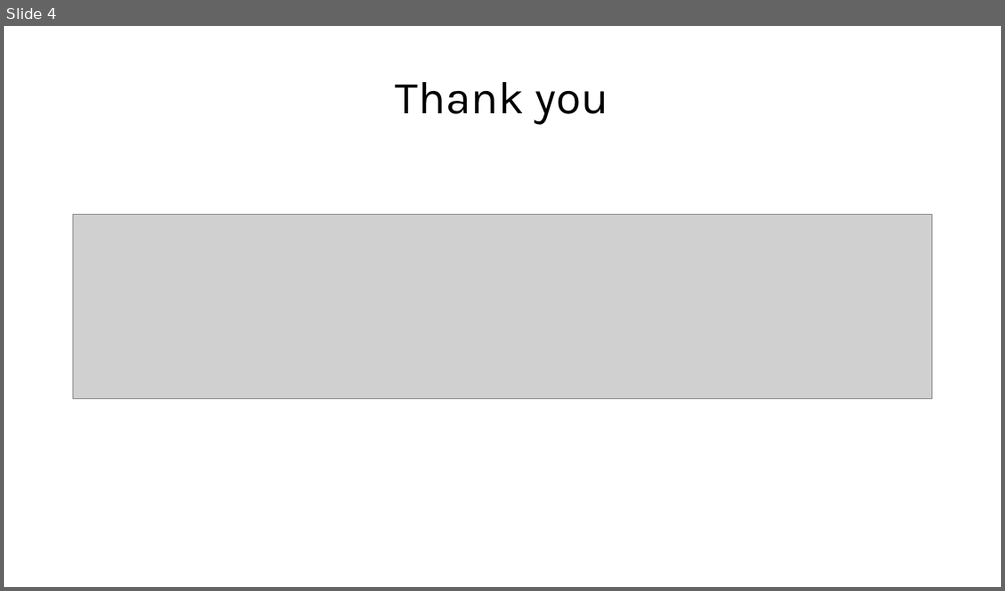
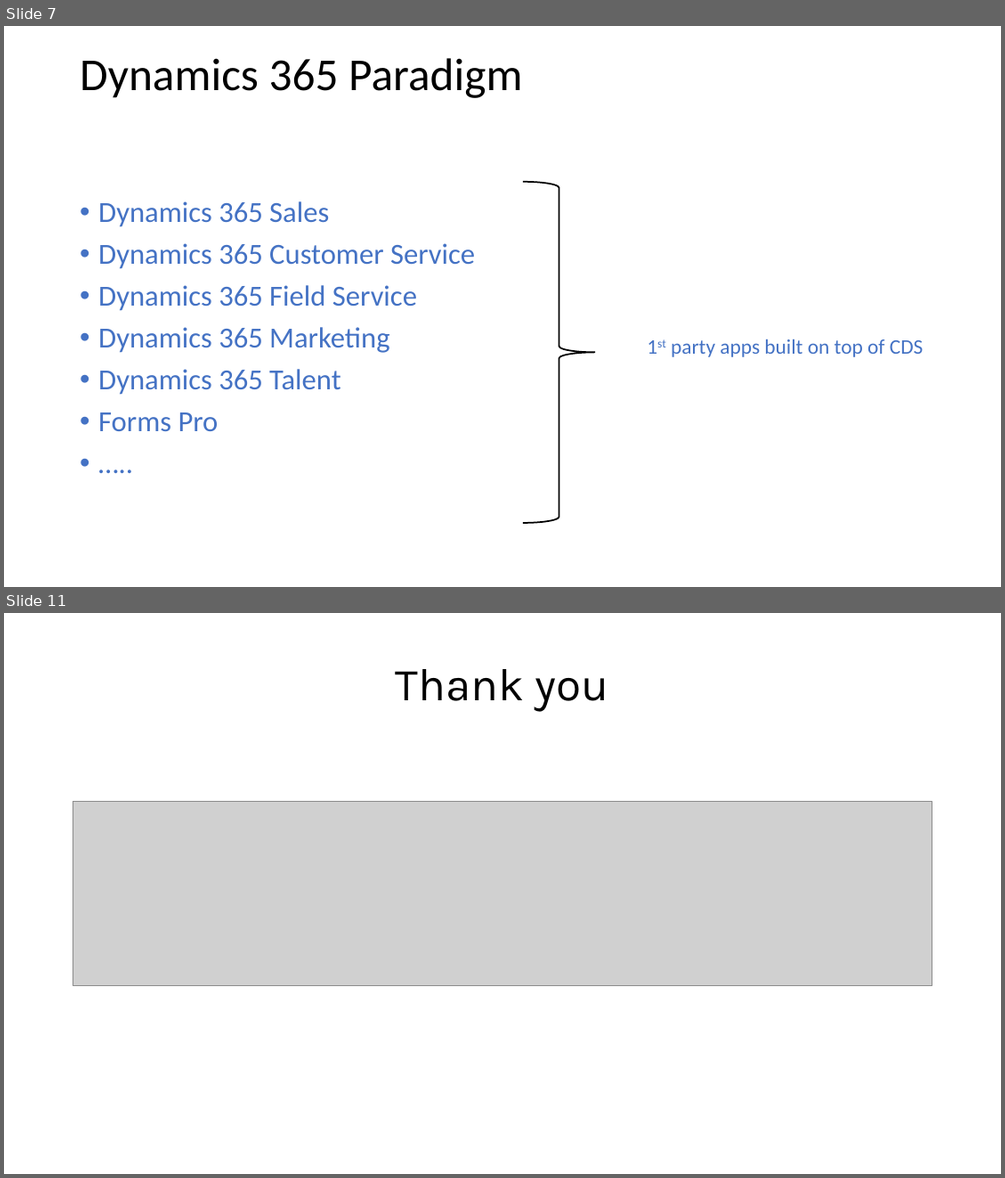
Before and after one commit to ramimounla/GlobalPowerPlatformBootcamp, a slide deck: Slides/Eric Regnier - Unify your data with CDS - 300 GPPB Wellington.pptx. Shown one above the other, each under a label of ours: slide 4 before the commit, slides 7 and 11 after it; the slides between them are not shown. The pictures are 1005x591 and 1005x1178 pixels, drawn with LibreOffice and Linux fonts; fonts in the diff are those of the drawing; grey boxes stand for pictures; background and template pictures are left out. Boxes give left, top, right and bottom in pixels: in the first picture for what was removed or moved away, otherwise in the second. Text is boxed around its words. In the diff, an @@ line names an element or a change of style, - is before the commit and + after.

```diff
--- a/Slides/Eric Regnier - Unify your data with CDS - 300 GPPB Wellington.pptx
+++ b/Slides/Eric Regnier - Unify your data with CDS - 300 GPPB Wellington.pptx
@@ slide 7 added at bbox=[4, 26, 1001, 587], background picture (left out) @@
@@ text added at bbox=[80, 58, 522, 98], 44 pt, text #000000 @@
+Dynamics 365 Paradigm
@@ right brace added at bbox=[523, 182, 596, 523], outline #000000 1.5 pt @@
@@ text added at bbox=[98, 201, 475, 431], 28 pt, text #4472C4 @@
+• Dynamics 365 Sales
+• Dynamics 365 Customer Service
+• Dynamics 365 Field Service
+• Dynamics 365 Marketing
+• Dynamics 365 Talent
+• Forms Pro
+• …..
@@ text added at bbox=[671, 339, 923, 357], 20 pt, text #4472C4 @@
+1st party apps built on top of CDS
@@ what was slide 4 is now slide 11 @@
```
Also in this commit, not shown: 1 slide changed, 8 other slides added, 2 slides removed, 1 other file.
